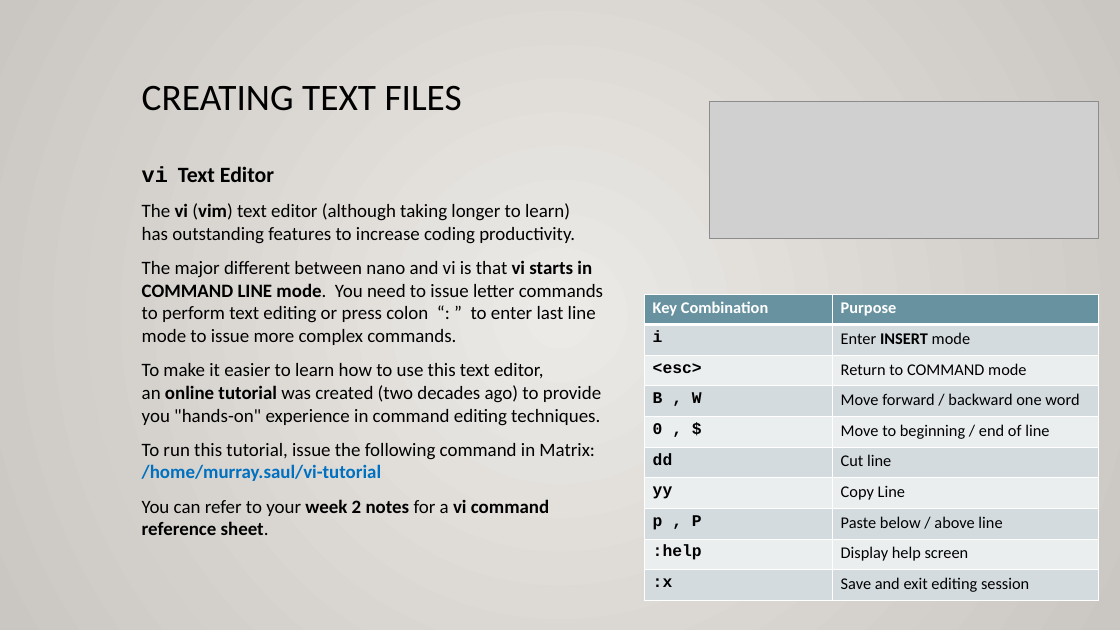
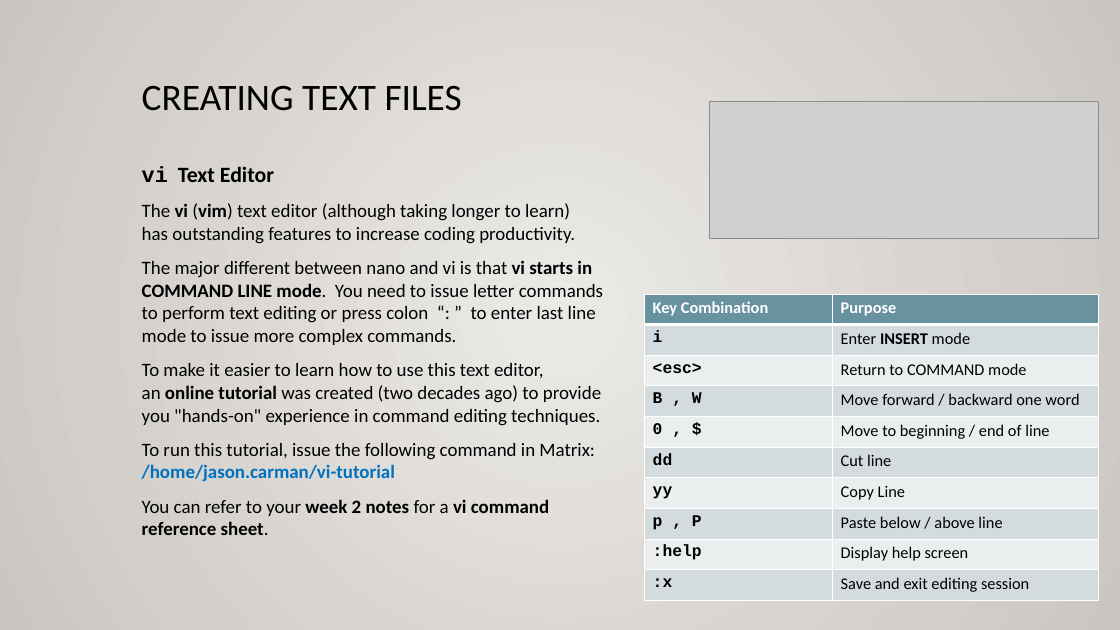
Before and after one commit to ULI101/slides, a slide deck: slide 8 of ULI101-2.2.pptx. Drawn at 1120x630 pixels with LibreOffice and Linux fonts; fonts in the diff are those of the drawing; grey boxes stand for pictures. Boxes give left, top, right and bottom in pixels: in the first picture for what was removed or moved away, otherwise in the second. Text is boxed around its words. In the diff, an @@ line names an element or a change of style, - is before the commit and + after.

Commit message:
Visual tweaks and path update to vi-tutorial.

```diff
--- a/ULI101-2.2.pptx
+++ b/ULI101-2.2.pptx
@@ text at (x1=142, y1=443, x2=595, y2=481): text changed @@
-To run this tutorial, issue the following command in Matrix:
-/home/murray.saul/vi-tutorial
+To run this tutorial, issue the following command in Matrix:
+/home/jason.carman/vi-tutorial
```
Also in this commit, not shown: 1 other slide changed, 6 other files.
